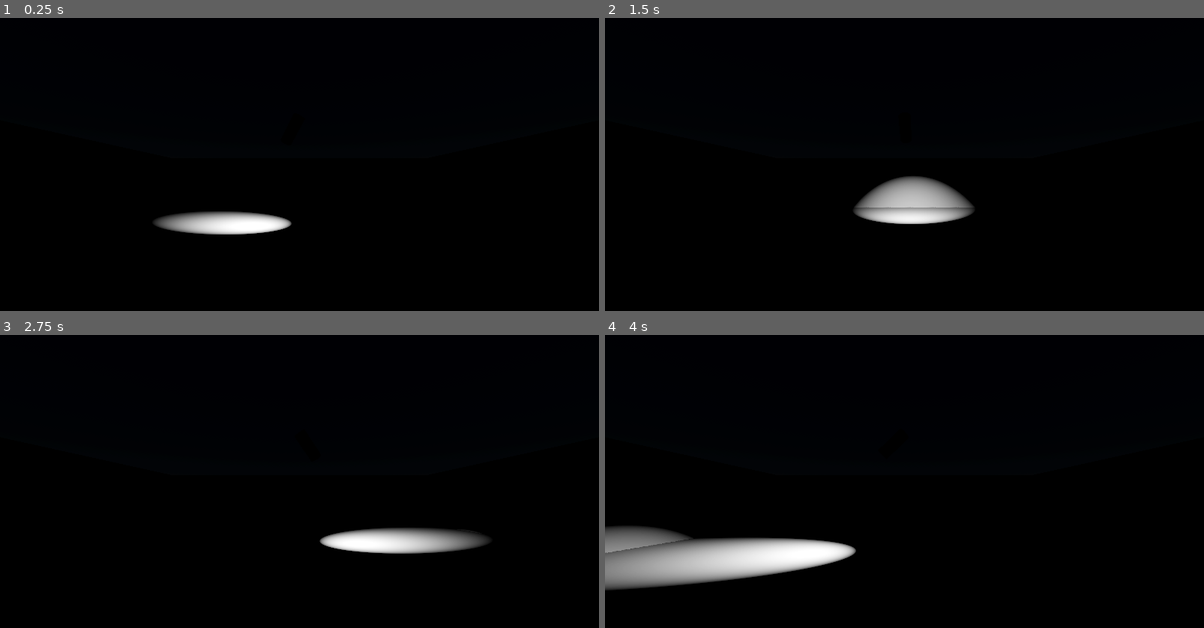
Above: before the commit, frames 1-4 (two rows, left to right).
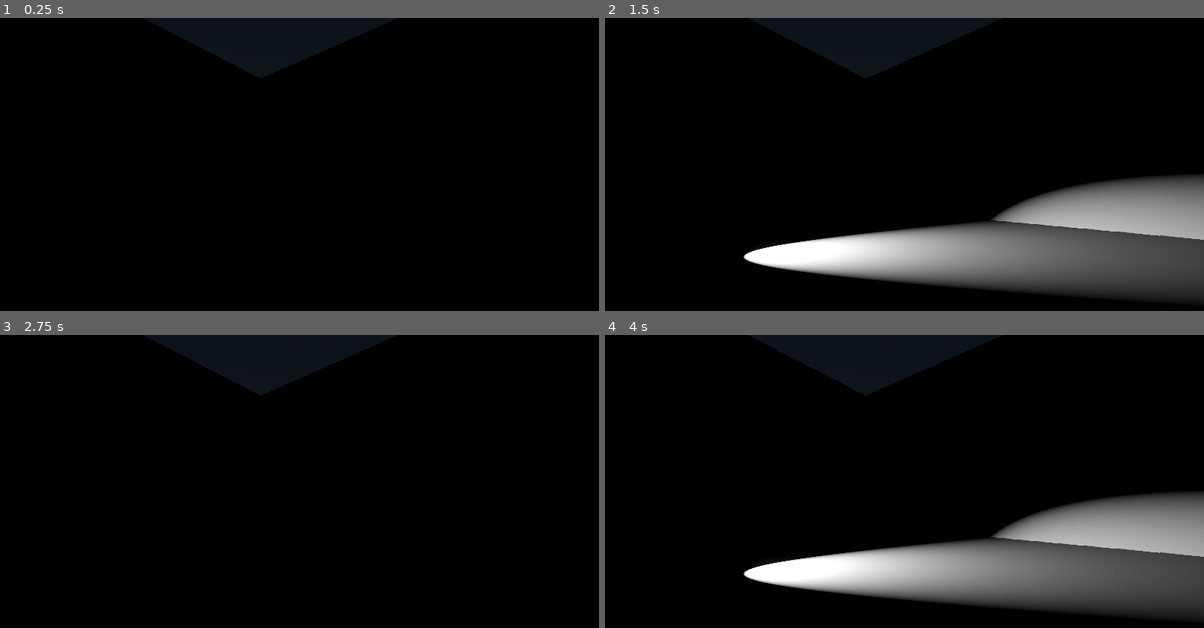
Above: after the commit, the same moments.

Repository: Bigaston/LightShow
Game: Godot game, scene res://scenes/test_scene.tscn
The game is run twice, just before and just after one commit, with the same random seed, the same clock (stepped at 60 frames per second) and the same inputs.
Inputs (mouse positions are in pixels of both pictures, inside the frame that each line leads up to):
- Up to frame 1 (0.25 s): no input
- Up to frame 2 (1.5 s): move the mouse to (1036, 170) at 0.52 s; move the mouse to (784, 202) at 1.27 s
- Up to frame 3 (2.75 s): move the mouse to (359, 428) at 2.02 s
- Up to frame 4 (4 s): move the mouse to (874, 569) at 2.77 s; move the mouse to (1084, 554) at 3.52 s

The runs differ from the first frame. In frame 1, 1.5% of the frame differs, in the area x 25-49%, y 65-74%; in frame 2, 22%; in frame 3, 2.0%; in frame 4, 25%, in the area x 0-100%, y 53-97%.

Commit message:
Add first lyre

Diff:
--- /dev/null
+++ b/objects/Lyre.gd
@@ -0,0 +1,36 @@
+@tool
+
+extends Node3D
+
+@export var color: Color:
+	set(value):
+		color = value
+
+		if light:
+			light.light_color = color
+
+@export_range(-180,180) var pan: float = 0:
+	set(value):
+		pan = value
+
+		if pan_pivot:
+			pan_pivot.rotation_degrees.y = value
+
+@export_range(-120, 120) var tilt: float = 0:
+	set(value):
+		tilt = value
+
+		if tilt_pivot:
+			tilt_pivot.rotation_degrees.z = value
+
+@export_range(0, 20) var power: float = 0:
+	set(value):
+		power = value
+
+		if light:
+			light.light_energy = value
+
+@export_subgroup("PrivateSettings")
+@export var light: SpotLight3D
+@export var pan_pivot: Node3D
+@export var tilt_pivot: Node3D
--- /dev/null
+++ b/objects/Lyre.tscn
@@ -0,0 +1,24 @@
+[gd_scene load_steps=4 format=3 uid="uid://cr1arqkchrm1h"]
+
+[ext_resource type="PackedScene" uid="uid://dcck3nlvnsmxr" path="res://resources/meshs/Lyre.glb" id="1_3dd6w"]
+[ext_resource type="Script" path="res://objects/Lyre.gd" id="2_c5im4"]
+
+[sub_resource type="ShaderMaterial" id="ShaderMaterial_mogeu"]
+
+[node name="Lyre" node_paths=PackedStringArray("light", "pan_pivot", "tilt_pivot") instance=ExtResource("1_3dd6w")]
+script = ExtResource("2_c5im4")
+color = Color(1, 1, 1, 1)
+light = NodePath("Node/Pan2/Tilt2/SpotLight")
+pan_pivot = NodePath("Node/Pan2")
+tilt_pivot = NodePath("Node/Pan2/Tilt2")
+
+[node name="Light" parent="Node/Pan2/Tilt2" index="0"]
+surface_material_override/0 = SubResource("ShaderMaterial_mogeu")
+
+[node name="SpotLight" type="SpotLight3D" parent="Node/Pan2/Tilt2" index="2"]
+transform = Transform3D(1, 0, 0, 0, -4.37114e-08, -1, 0, 1, -4.37114e-08, 0, 0.244155, 0)
+light_energy = 0.0
+light_volumetric_fog_energy = 5.0
+shadow_enabled = true
+spot_range = 20.0
+spot_angle = 30.0
--- a/project.godot
+++ b/project.godot
@@ -18,3 +18,12 @@
 [editor_plugins]
 
 enabled=PackedStringArray("res://addons/anthonyec.camera_preview/plugin.cfg")
+
+[file_customization]
+
+folder_colors={
+"res://addons/": "gray",
+"res://objects/": "yellow",
+"res://resources/": "orange",
+"res://scenes/": "blue"
+}
--- a/scenes/Lyre.gd
+++ /dev/null
@@ -1,11 +0,0 @@
-@tool
-extends Node3D
-
-@export var light_color: Color:
-	get:
-		return light_color
-
-	set(value):
-		if $SpotLight3D:
-			($SpotLight3D as SpotLight3D).light_color = value
-		light_color = value
--- a/scenes/test_scene.tscn
+++ b/scenes/test_scene.tscn
@@ -1,6 +1,6 @@
-[gd_scene load_steps=11 format=3 uid="uid://v30ikj67ys62"]
+[gd_scene load_steps=10 format=3 uid="uid://v30ikj67ys62"]
 
-[ext_resource type="Script" path="res://scenes/Lyre.gd" id="1_ixekl"]
+[ext_resource type="PackedScene" uid="uid://cr1arqkchrm1h" path="res://objects/Lyre.tscn" id="1_wkpo5"]
 
 [sub_resource type="ProceduralSkyMaterial" id="ProceduralSkyMaterial_kxehk"]
 sky_horizon_color = Color(0.64625, 0.65575, 0.67075, 1)
@@ -11,38 +11,80 @@
 
 [sub_resource type="Environment" id="Environment_pv774"]
 background_mode = 2
-background_energy_multiplier = 0.1
+background_energy_multiplier = 0.2
 sky = SubResource("Sky_oporb")
 tonemap_mode = 2
 glow_enabled = true
 fog_density = 0.0
-volumetric_fog_density = 0.1108
+volumetric_fog_density = 0.1
+volumetric_fog_emission_energy = 0.0
+volumetric_fog_anisotropy = 0.0
+volumetric_fog_length = 4.0
+volumetric_fog_detail_spread = 0.5
 volumetric_fog_sky_affect = 0.0
+volumetric_fog_temporal_reprojection_enabled = false
 
 [sub_resource type="BoxMesh" id="BoxMesh_ucdej"]
 size = Vector3(10, 0.2, 10)
 
 [sub_resource type="BoxMesh" id="BoxMesh_vm1t6"]
-size = Vector3(0.2, 2, 10)
-
-[sub_resource type="CylinderMesh" id="CylinderMesh_8rl7e"]
-top_radius = 0.1
-bottom_radius = 0.1
-height = 0.5
+size = Vector3(0.2, 5, 10)
 
 [sub_resource type="Animation" id="Animation_0dk1m"]
 resource_name = "Bruh"
-loop_mode = 2
-tracks/0/type = "rotation_3d"
+length = 2.5
+loop_mode = 1
+tracks/0/type = "value"
 tracks/0/imported = false
 tracks/0/enabled = true
-tracks/0/path = NodePath("../Lyre")
+tracks/0/path = NodePath("../Lyre:tilt")
 tracks/0/interp = 2
 tracks/0/loop_wrap = true
-tracks/0/keys = PackedFloat32Array(0, 1, 0.919, -0.387, -0.065, -0.034, 0.5, 1, 0.888892, 0.0276343, 0.00927936, -0.45719, 1, 1, 0.899, 0.425, 0.102, -0.015)
+tracks/0/keys = {
+"times": PackedFloat32Array(0, 1.7, 2),
+"transitions": PackedFloat32Array(1, 1, 1),
+"update": 0,
+"values": [-60.0, -120.0, -120.0]
+}
+tracks/1/type = "value"
+tracks/1/imported = false
+tracks/1/enabled = true
+tracks/1/path = NodePath("../Lyre:power")
+tracks/1/interp = 2
+tracks/1/loop_wrap = true
+tracks/1/keys = {
+"times": PackedFloat32Array(0.3, 0.5, 1.7, 1.9, 2.5),
+"transitions": PackedFloat32Array(1, 1, 1, 1217.74, 1176.27),
+"update": 0,
+"values": [0.0, 10.0, 10.0, 0.0, 0.0]
+}
+tracks/2/type = "value"
+tracks/2/imported = false
+tracks/2/enabled = true
+tracks/2/path = NodePath("../Lyre:pan")
+tracks/2/interp = 2
+tracks/2/loop_wrap = true
+tracks/2/keys = {
+"times": PackedFloat32Array(0, 1.7, 2),
+"transitions": PackedFloat32Array(1, 1, 1),
+"update": 0,
+"values": [120.0, 40.0, 40.0]
+}
 
 [sub_resource type="Animation" id="Animation_8y1si"]
 length = 0.001
+tracks/0/type = "value"
+tracks/0/imported = false
+tracks/0/enabled = true
+tracks/0/path = NodePath("../Lyre:tilt")
+tracks/0/interp = 1
+tracks/0/loop_wrap = true
+tracks/0/keys = {
+"times": PackedFloat32Array(0),
+"transitions": PackedFloat32Array(1),
+"update": 0,
+"values": [-103.553]
+}
 
 [sub_resource type="AnimationLibrary" id="AnimationLibrary_skwsn"]
 _data = {
@@ -56,7 +98,7 @@
 environment = SubResource("Environment_pv774")
 
 [node name="Camera3D" type="Camera3D" parent="."]
-transform = Transform3D(1, 0, 0, 0, 1, 0, 0, 0, 1, 0, 0.918574, 3.54759)
+transform = Transform3D(0.790102, 0, 0.612976, 0, 1, 0, -0.612976, 0, 0.790102, 1.10855, 0.918574, 0.542892)
 
 [node name="Area" type="Node3D" parent="."]
 
@@ -64,34 +106,16 @@
 mesh = SubResource("BoxMesh_ucdej")
 
 [node name="MeshInstance3D2" type="MeshInstance3D" parent="Area"]
-transform = Transform3D(1, 0, 0, 0, 1, 0, 0, 0, 1, -5, 1, 0)
+transform = Transform3D(1, 0, 0, 0, 1, 0, 0, 0, 1, -5, 2.33619, 0)
 mesh = SubResource("BoxMesh_vm1t6")
 
 [node name="MeshInstance3D4" type="MeshInstance3D" parent="Area"]
-transform = Transform3D(1, 0, 0, 0, 1, 0, 0, 0, 1, 5, 1, 0)
+transform = Transform3D(1, 0, 0, 0, 1, 0, 0, 0, 1, 5, 2.33619, 0)
 mesh = SubResource("BoxMesh_vm1t6")
 
 [node name="MeshInstance3D3" type="MeshInstance3D" parent="Area"]
-transform = Transform3D(-4.37114e-08, 0, -1, 0, 1, 0, 1, 0, -4.37114e-08, 0, 1, -5)
+transform = Transform3D(-4.37114e-08, 0, -1, 0, 1, 0, 1, 0, -4.37114e-08, 0, 2.33619, -5)
 mesh = SubResource("BoxMesh_vm1t6")
-
-[node name="Lyre" type="Node3D" parent="."]
-transform = Transform3D(0.983014, -0.176778, 0.0493171, -0.154878, -0.654878, 0.739696, -0.0984652, -0.73477, -0.671133, 0, 2.05219, 0)
-script = ExtResource("1_ixekl")
-light_color = Color(1, 1, 1, 1)
-
-[node name="SpotLight3D" type="SpotLight3D" parent="Lyre"]
-transform = Transform3D(0.999999, 7.45058e-08, -5.81145e-07, -2.79397e-08, -1.49012e-08, -0.999999, 0, 0.999999, 2.98023e-08, -5.96046e-08, 0.5, -1.19209e-07)
-light_energy = 10.0
-light_volumetric_fog_energy = 5.0
-shadow_enabled = true
-spot_range = 10.0
-spot_angle = 30.0
-
-[node name="Mesh" type="MeshInstance3D" parent="Lyre"]
-transform = Transform3D(1, -6.14673e-08, 1.49012e-08, 7.45058e-09, 1, 1.49012e-08, -1.49012e-08, -2.98023e-08, 1, 0, 0.25, -5.96046e-08)
-mesh = SubResource("CylinderMesh_8rl7e")
-skeleton = NodePath("../..")
 
 [node name="AnimationPlayer" type="AnimationPlayer" parent="."]
 root_node = NodePath("../WorldEnvironment")
@@ -99,3 +123,9 @@
 "": SubResource("AnimationLibrary_skwsn")
 }
 autoplay = "Bruh"
+
+[node name="Lyre" parent="." instance=ExtResource("1_wkpo5")]
+transform = Transform3D(1, 0, 0, 0, 1, 0, 0, 0, 1, -2.41294, 0, 0)
+pan = 49.5906
+tilt = -103.553
+power = 18.5144
Binary file added: resources/meshs/Lyre.glb
Not shown, added: resources/meshs/Lyre.glb.import
Not shown, added: support/.gdignore
Binary file added: support/blockbench/textures/lyre_base.png
Binary file added: support/blockbench/textures/lyre_pan.png
Binary file added: support/blockbench/textures/lyre_tilt.png
Not shown, added: support/blockbench/Lyre.bbmodel
